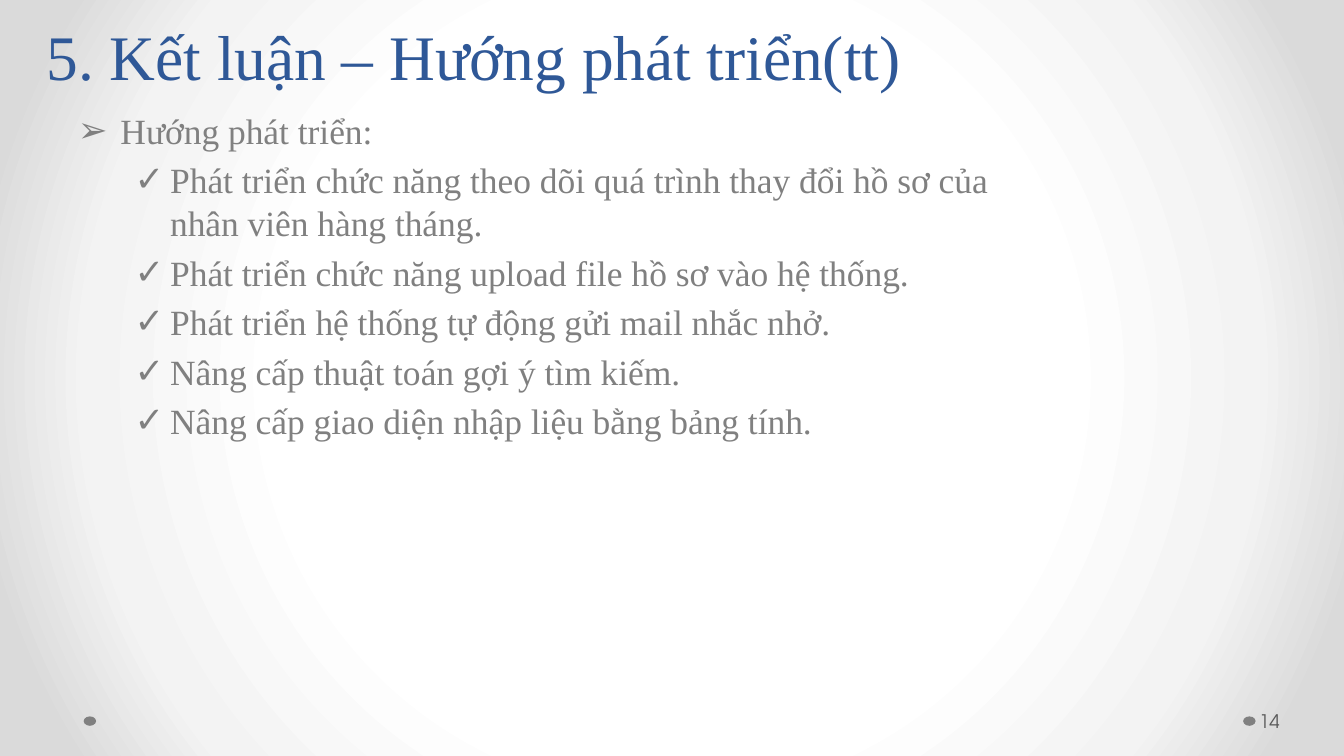
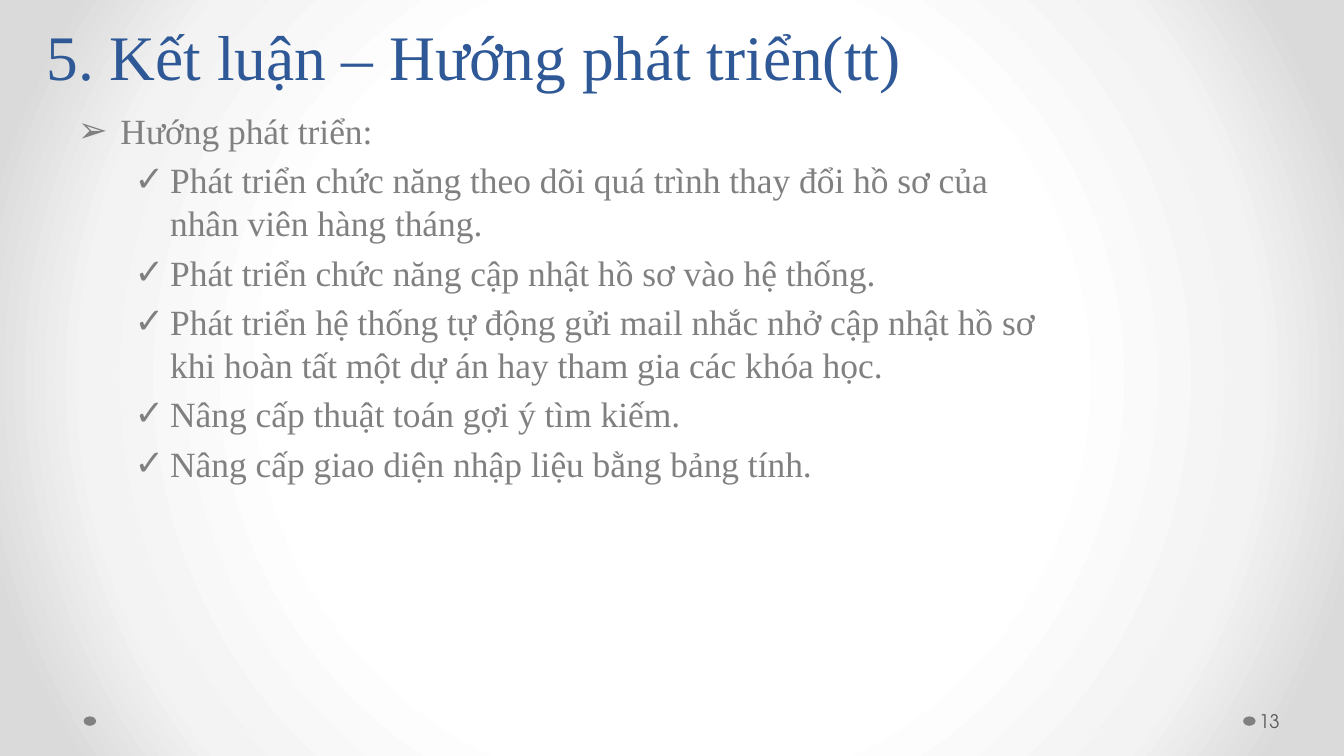
Before and after one commit to andy3520/intern-final-doc, a slide deck: slide 13 of doc/BAO_CAO-DO_AN_TOT_NGHIEP-SKILL_INVENTORY.pptx (slide 14 before the commit). Drawn at 1344x756 pixels with LibreOffice and Linux fonts; fonts in the diff are those of the drawing. Boxes give left, top, right and bottom in pixels: in the first picture for what was removed or moved away, otherwise in the second. Text is boxed around its words. In the diff, an @@ line names an element or a change of style, - is before the commit and + after.

```diff
--- a/doc/BAO_CAO-DO_AN_TOT_NGHIEP-SKILL_INVENTORY.pptx
+++ b/doc/BAO_CAO-DO_AN_TOT_NGHIEP-SKILL_INVENTORY.pptx
@@ text at [170, 260, 1034, 385]: text changed @@
-  ✓ Phát triển chức năng upload file hồ sơ vào hệ thống.
-  ✓ Phát triển hệ thống tự động gửi mail nhắc nhở.
+  ✓ Phát triển chức năng cập nhật hồ sơ vào hệ thống.
+  ✓ Phát triển hệ thống tự động gửi mail nhắc nhở cập nhật hồ sơ khi hoàn tất một dự án hay tham gia các khóa học.
@@ page number at [1259, 714, 1280, 728]: text changed @@
-14
+13
```
Also in this commit, not shown: 9 other slides changed, 1 slide removed, 3 other files.
